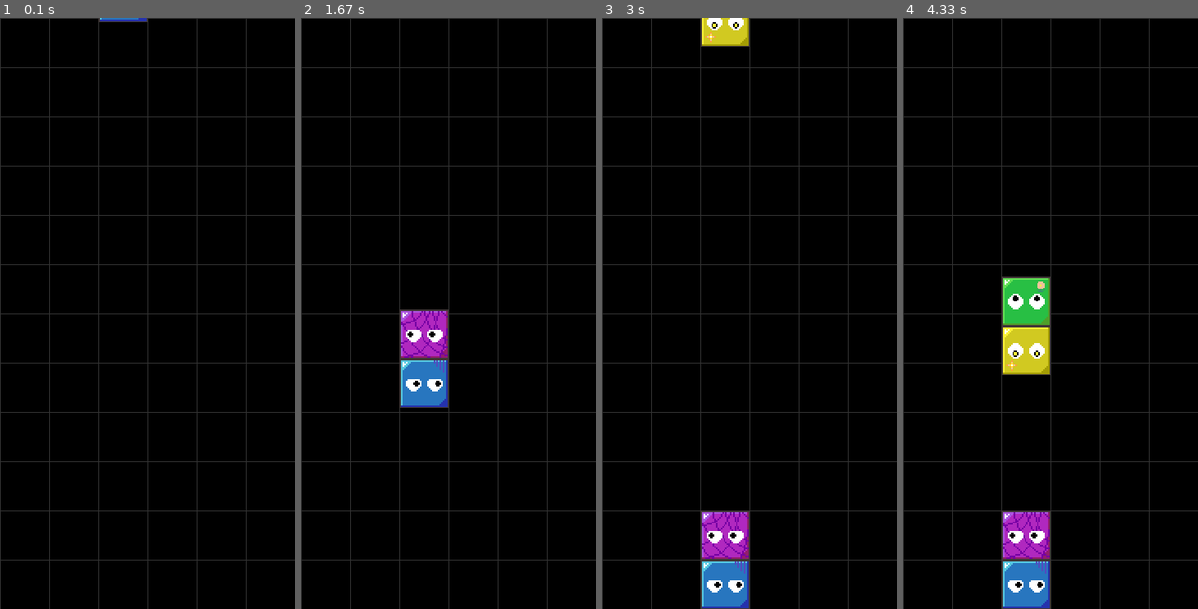
Above: before the commit, frames 1-4 (left to right).
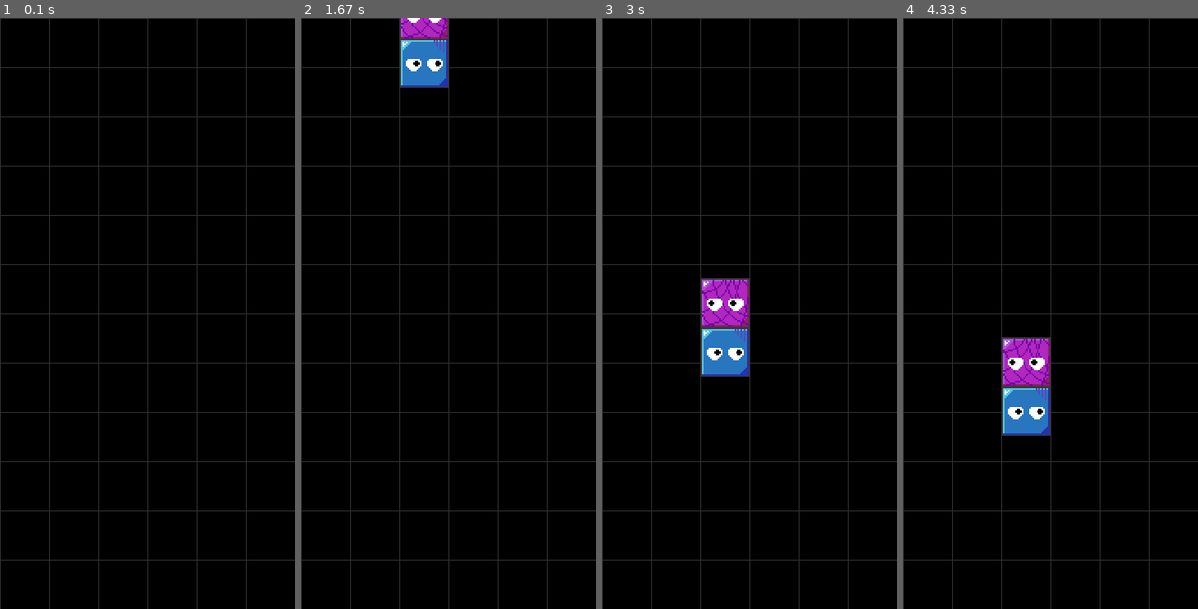
Above: after the commit, the same moments.

Repository: Fuga578/pygame-PuyoPuyo
Game: pygame game, started from main.py
Same seed, same stepped clock (60 frames per second), same inputs: the game is played once before the commit and once after it.
Inputs:
- Up to frame 1 (0.1 s): no input
- Up to frame 2 (1.67 s): hold Right 0.33-0.8 s; hold Up 0.83-1.3 s
- Up to frame 3 (3 s): hold Left 1.83-2.37 s; hold Down 2.4-2.87 s; hold Left from 2.9 s (still down)
- Up to frame 4 (4.33 s): release Left at 3.3 s

The runs differ from the first frame. In frame 1, 0.1% of the frame differs, in the area x 33-50%, y 0-1%; in frame 2, 4.6%; in frame 3, 6.1%; in frame 4, 6.9%, in the area x 33-50%, y 43-100%.

Commit message:
キー入力による落下処理を実装

Diff:
--- a/main.py
+++ b/main.py
@@ -44,6 +44,14 @@
             "purple_puyo": load_image("assets/img/purple_puyo.png", size=(TILE_SIZE, TILE_SIZE)),
             "red_puyo": load_image("assets/img/red_puyo.png", size=(TILE_SIZE, TILE_SIZE)),
             "yellow_puyo": load_image("assets/img/yellow_puyo.png", size=(TILE_SIZE, TILE_SIZE)),
+        }
+
+        # 入力
+        self.inputs = {
+            "up": False,
+            "down": False,
+            "left": False,
+            "right": False,
         }
 
         # 盤面
@@ -126,6 +134,24 @@
                     if event.key == pygame.K_ESCAPE:
                         pygame.quit()
                         sys.exit()
+                    if event.key == pygame.K_UP:
+                        self.inputs["up"] = True
+                    if event.key == pygame.K_DOWN:
+                        self.inputs["down"] = True
+                    if event.key == pygame.K_LEFT:
+                        self.inputs["left"] = True
+                    if event.key == pygame.K_RIGHT:
+                        self.inputs["right"] = True
+                # キーボード押下
+                if event.type == pygame.KEYUP:
+                    if event.key == pygame.K_UP:
+                        self.inputs["up"] = False
+                    if event.key == pygame.K_DOWN:
+                        self.inputs["down"] = False
+                    if event.key == pygame.K_LEFT:
+                        self.inputs["left"] = False
+                    if event.key == pygame.K_RIGHT:
+                        self.inputs["right"] = False
 
             # 更新
             pygame.display.update()
--- a/scripts/player.py
+++ b/scripts/player.py
@@ -72,11 +72,13 @@
 
         return True
 
-    def _auto_fall(self):
+    def _fall(self):
         # 操作ぷよの下にぷよがない場合
         if not self.game.stage.get_puyo(self.grid_x, self.grid_y + 1) \
                 and not self.game.stage.get_puyo(self.grid_x + self.grid_dx, self.grid_y + self.grid_dy + 1):
             self.top += PLAYER_FALLING_SPEED    # 自由落下
+            if self.game.inputs["down"]:
+                self.top += PLAYER_DOWN_SPEED
             # 自由落下でマス目の境界を超えた場合、位置を下に1つずらす
             if math.floor(self.top / TILE_SIZE) != self.grid_y:
                 self.grid_y += 1
@@ -126,8 +128,8 @@
             self.rotated_puyo.render(surface)
 
     def update(self):
-        is_auto_fall = self._auto_fall()
-        if not is_auto_fall:
+        is_fall = self._fall()
+        if not is_fall:
             return PlayerState.FIX
 
         self._set_puyo_pos()
--- a/scripts/settings.py
+++ b/scripts/settings.py
@@ -27,7 +27,10 @@
 ERASING_PUYO_FRAMES = 30
 
 # 操作ぷよの落下スピード
-PLAYER_FALLING_SPEED = 5
+PLAYER_FALLING_SPEED = 0.9
+
+# 下キー押下時の操作ぷよの落下スピード
+PLAYER_DOWN_SPEED = 10
 
 # ぷよを固定する接地フレーム
 LOCK_GROUNDED_FRAMES = 20
